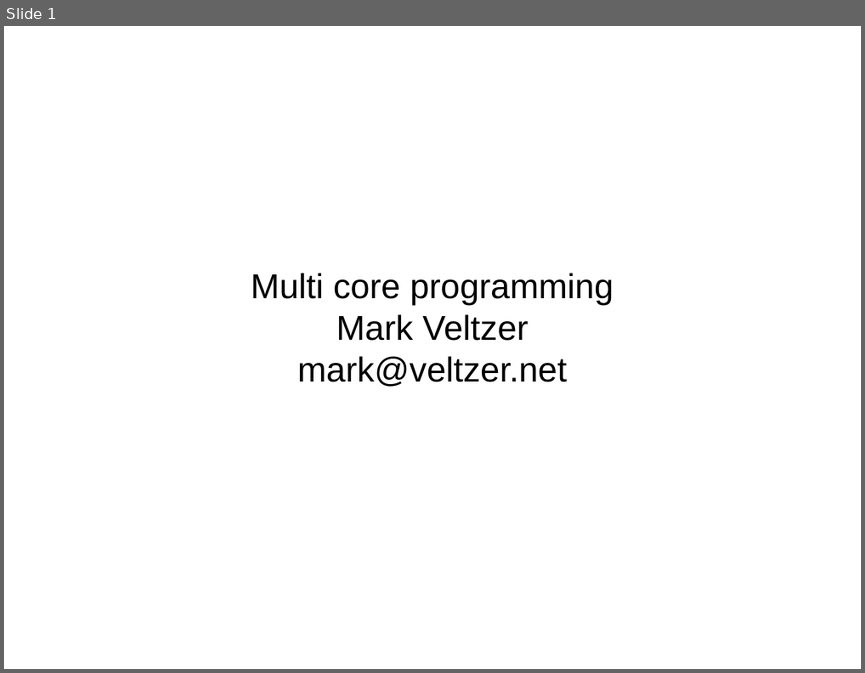
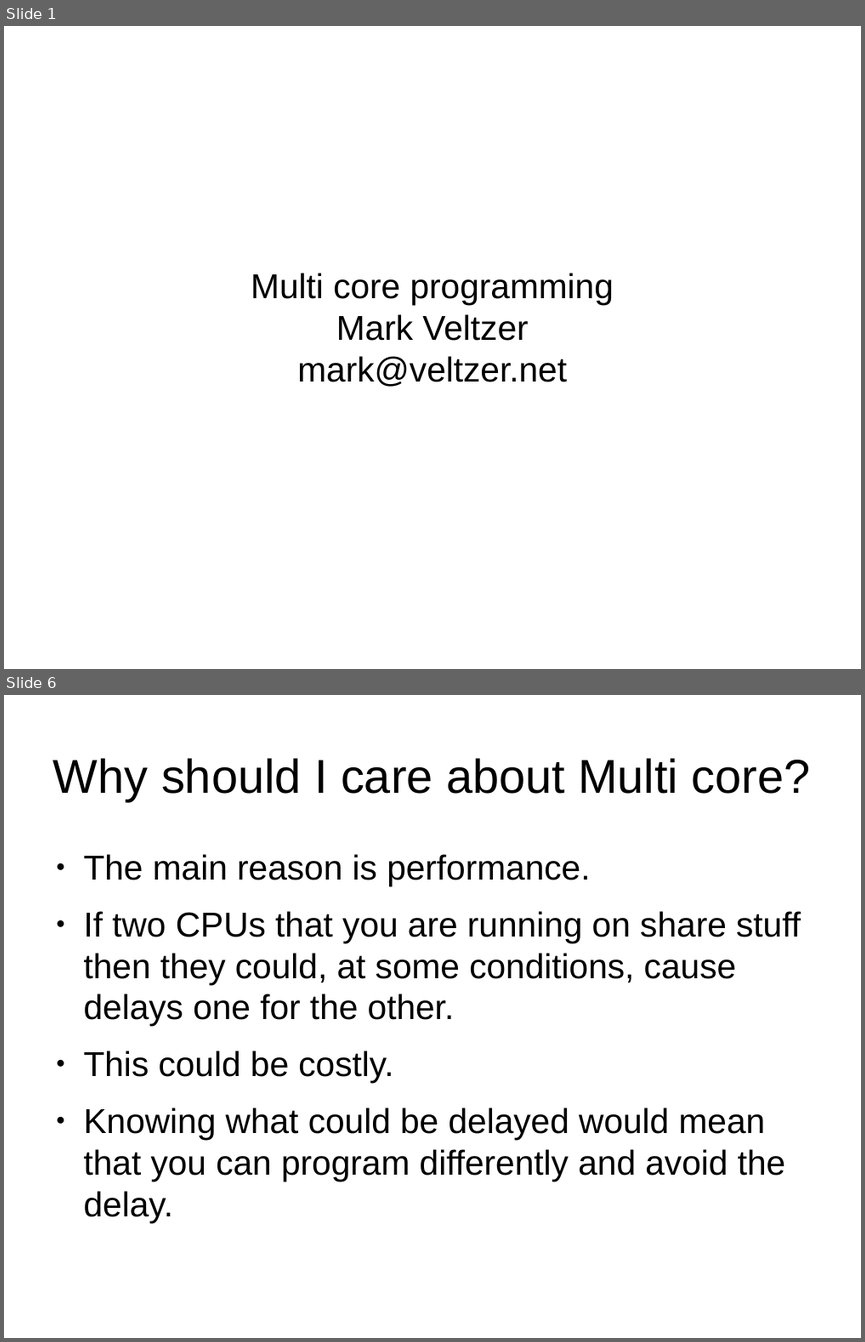
Before and after one commit to veltzer/demos, a slide deck: cpp/multi_core/multicore.odp. Shown one above the other, each under a label of ours: slide 1 before the commit, slides 1 and 6 after it; the slides between them are not shown. The pictures are 865x673 and 865x1342 pixels, drawn with LibreOffice and Linux fonts; fonts in the diff are those of the drawing. Boxes give left, top, right and bottom in pixels: in the first picture for what was removed or moved away, otherwise in the second. Text is boxed around its words. In the diff, an @@ line names an element or a change of style, - is before the commit and + after.

```diff
--- a/cpp/multi_core/multicore.odp
+++ b/cpp/multi_core/multicore.odp
@@ slide 6 added at (4,695,861,1338), background #FFFFFF @@
@@ title added at (53,758,811,801), 44 pt, text #000000 @@
+Why should I care about Multi core?
@@ text added at (84,854,800,1222), 32 pt, text #000000 @@
+● The main reason is performance.
+● If two CPUs that you are running on share stuff then they could, at some conditions, cause delays one for the other.
+● This could be costly.
+● Knowing what could be delayed would mean that you can program differently and avoid the delay.
```
Also in this commit, not shown: 65 other slides added, 1 slide removed, 11 other files.
